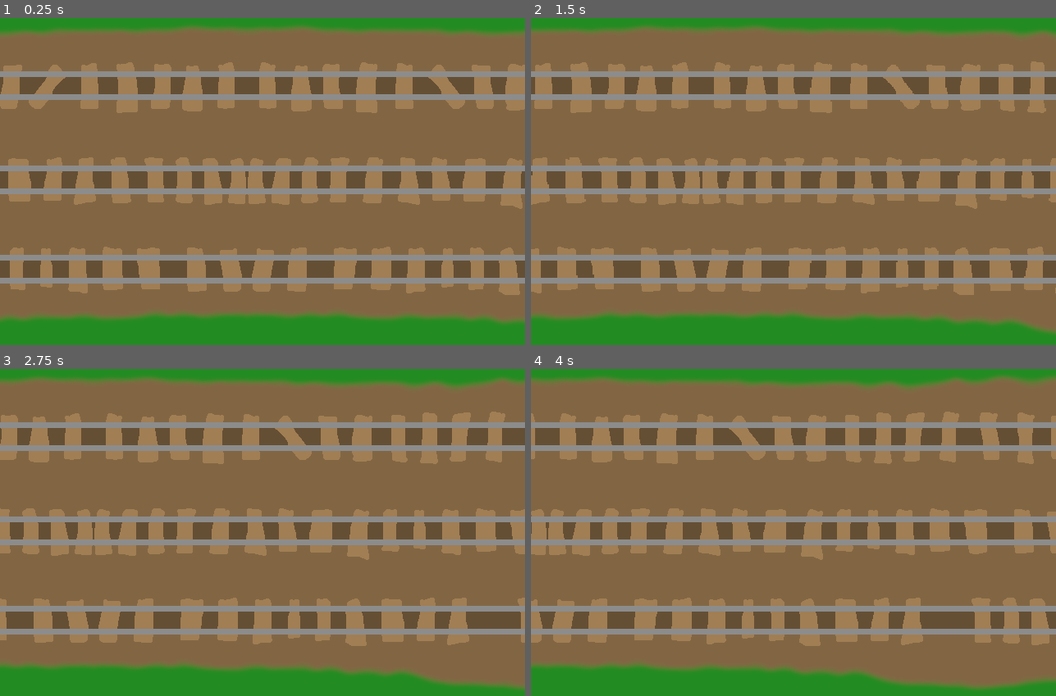
Above: before the commit, frames 1-4 (two rows, left to right).
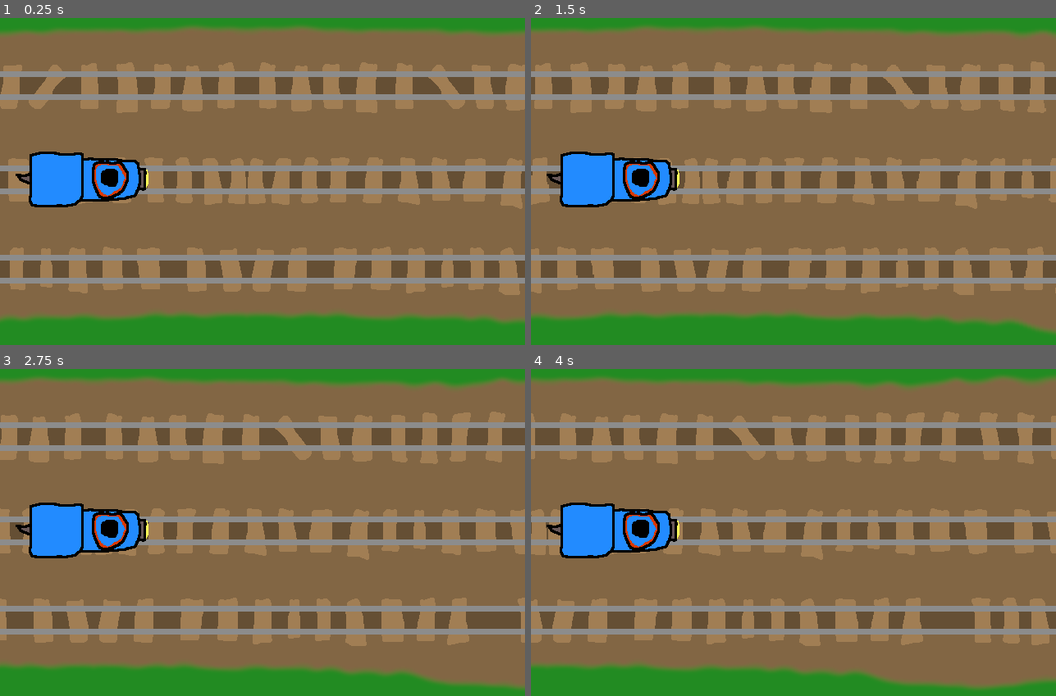
Above: after the commit, the same moments.

Repository: swashdev/minigame-madness
Game: Godot game, scene res://mini/dodge/scenes/dodge.tscn
Two runs of this game, one before a commit and one after it. Both use one fixed random seed, a clock stepped at 60 frames per second and the inputs below. This scene is started directly instead of the project's main scene.
Inputs (mouse positions are in pixels of both pictures, inside the frame that each line leads up to):
- Up to frame 1 (0.25 s): no input
- Up to frame 2 (1.5 s): move the mouse to (909, 158) at 0.52 s; hold Space (action) 0.53-1.28 s; hold Right (move_right) from 0.53 s (still down); tap Up (move_up) at 0.77 s; move the mouse to (688, 197) at 1.27 s; tap Space (action) at 1.35 s
- Up to frame 3 (2.75 s): tap Up (move_up) at 1.52 s; move the mouse to (315, 440) at 2.02 s; release Right (move_right) at 2.03 s; hold Left (move_left) from 2.03 s (still down); hold Space (action) from 2.03 s (still down)
- Up to frame 4 (4 s): move the mouse to (767, 607) at 2.77 s; release Left (move_left) at 2.78 s; release Space (action) at 2.78 s; hold Right (move_right) from 2.78 s (still down); tap Space (action) at 2.85 s; tap Up (move_up) at 3.02, 3.77 s; move the mouse to (951, 588) at 3.52 s; hold Space (action) from 3.53 s (still down)

The runs differ from the first frame. In frame 1, 3.2% of the frame differs, in the area x 2-29%, y 40-58%; in frame 2, 3.2%; in frame 3, 3.2%; in frame 4, 3.2%.

Commit message:
[DODGE] add a scene for the train.

Diff:
--- /dev/null
+++ b/mini/dodge/scenes/characters/train.tscn
@@ -0,0 +1,15 @@
+[gd_scene load_steps=3 format=2]
+
+[ext_resource path="res://mini/dodge/images/characters/train.png" type="Texture" id=1]
+
+[sub_resource type="RectangleShape2D" id=1]
+extents = Vector2( 66.1984, 32.886 )
+
+[node name="Train" type="Area2D"]
+
+[node name="Sprite" type="Sprite" parent="."]
+texture = ExtResource( 1 )
+
+[node name="CollisionShape2D" type="CollisionShape2D" parent="."]
+position = Vector2( 5, 0 )
+shape = SubResource( 1 )
--- a/mini/dodge/scenes/dodge.tscn
+++ b/mini/dodge/scenes/dodge.tscn
@@ -1,8 +1,9 @@
-[gd_scene load_steps=4 format=2]
+[gd_scene load_steps=5 format=2]
 
 [ext_resource path="res://shared/scripts/minigame.gd" type="Script" id=1]
 [ext_resource path="res://mini/dodge/images/background/bg.png" type="Texture" id=2]
 [ext_resource path="res://mini/dodge/scripts/background/bg.gd" type="Script" id=3]
+[ext_resource path="res://mini/dodge/scenes/characters/train.tscn" type="PackedScene" id=4]
 
 [node name="Dodge" type="Node2D"]
 script = ExtResource( 1 )
@@ -22,3 +23,6 @@
 texture = ExtResource( 2 )
 region_enabled = true
 region_rect = Rect2( 0, 0, 1280, 480 )
+
+[node name="Train" parent="." instance=ExtResource( 4 )]
+position = Vector2( 100, 242 )
